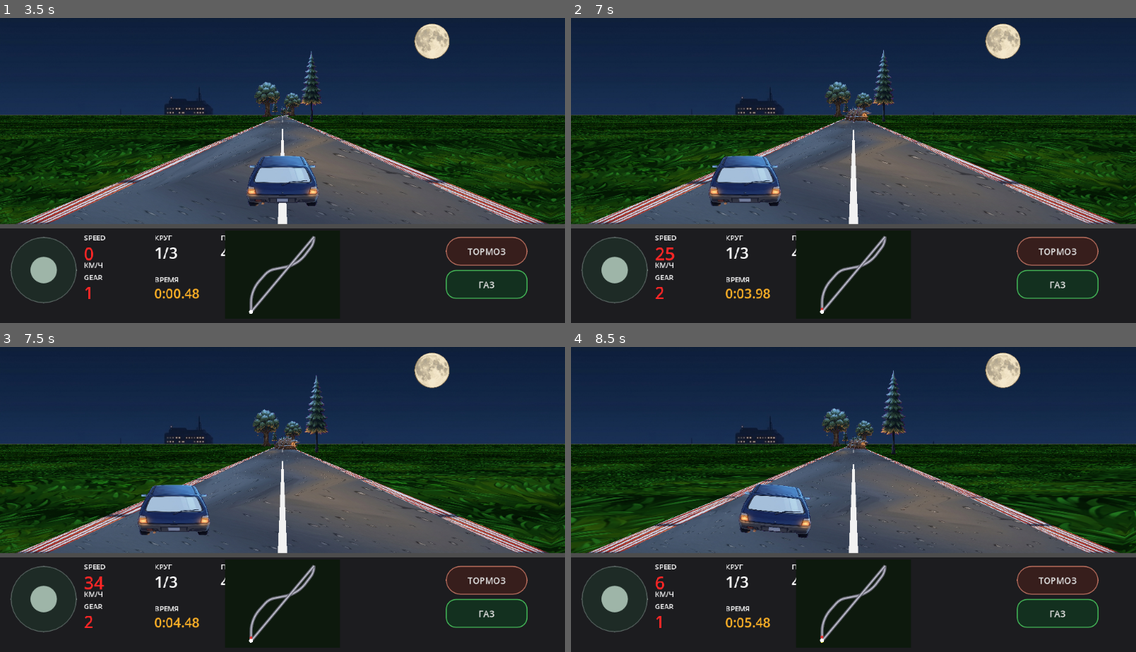
Above: before the commit, frames 1-4 (two rows, left to right).
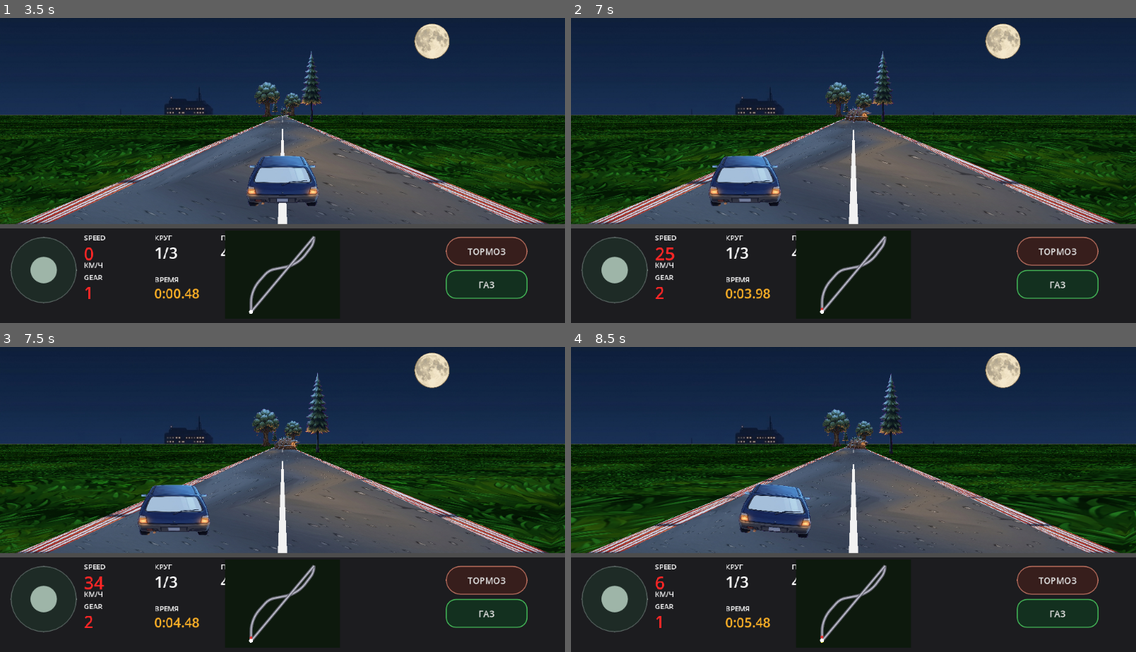
Above: after the commit, the same moments.

Repository: masterofmagic234/Arkon
Game: Godot game, scene res://scenes/level2_pseudo3d.tscn
Same seed, same stepped clock (60 frames per second), same inputs: the game is played once before the commit and once after it. This scene is started directly instead of the project's main scene.
Inputs (mouse positions are in pixels of both pictures, inside the frame that each line leads up to):
- Up to frame 1 (3.5 s): click "ТОРМОЗ" at 0.5 s; click "ГАЗ" at 1.25 s; tap Enter at 2 s; move the mouse to (254, 228) at 2.02 s; hold W (race_accel) 2.03-2.75 s; click (254, 228) at 2.17 s; tap Space at 2.75 s; drag from (452, 213) to (254, 228) at 2.77 s
- Up to frame 2 (7 s): tap Enter at 3.5 s; move the mouse to (684, 115) at 3.52 s; hold A (race_left) 3.53-4.25 s; drag from (881, 164) to (684, 115) at 4.27 s; move the mouse to (768, 85) at 5.02 s; hold S (race_brake) 5.03-5.75 s; drag from (977, 149) to (768, 85) at 5.77 s; move the mouse to (740, 179) at 6.52 s; hold W (race_accel) from 6.53 s (still down); click (740, 179) at 6.67 s
- Up to frame 3 (7.5 s): release W (race_accel) at 7.25 s; drag from (339, 423) to (169, 508) at 7.27 s
- Up to frame 4 (8.5 s): move the mouse to (825, 557) at 8.02 s; hold D (race_right) from 8.03 s (still down)

Frame 1 is identical in both runs. In frame 2, 0.3% of the frame differs, in the area x 45-58%, y 10-35%; in frame 3, 0.4%; in frame 4, 0.6%, in the area x 44-60%, y 7-36%.

Commit message:
Lock roadside props to a single projection sample

Diff:
--- a/scripts/race_renderer_pseudo3d.gd
+++ b/scripts/race_renderer_pseudo3d.gd
@@ -408,28 +408,24 @@
         if distance_segments <= 0.01:
             continue
 
-        # Interpolate between projected road samples instead of snapping a
-        # prop to a single sample. This removes camera-motion micro-jitter.
+        # Snap each world-anchored prop to the nearest rendered road sample.
+        # X, Y and scale all come from that exact same projection slice.
         var visual_pos: float = distance_segments * float(VISUAL_SUBDIVISIONS)
-        var visual_floor: float = floor(visual_pos)
-        var vi0: int = clampi(int(visual_floor), 0, FAR_SEGMENTS - 1)
-        var vi1: int = min(vi0 + 1, FAR_SEGMENTS - 1)
-        var t: float = clampf(visual_pos - visual_floor, 0.0, 1.0)
-
-        if vi0 == vi1:
-            t = 0.0
-
-        var road_cx: float = lerpf(ssx[vi0], ssx[vi1], t)
-        var road_half: float = lerpf(shw[vi0], shw[vi1], t)
-        var screen_y: float = lerpf(ssy[vi0], ssy[vi1], t)
+        var vi: int = clampi(int(round(visual_pos)), 0, FAR_SEGMENTS - 1)
+
+        var road_cx: float = ssx[vi]
+        var road_half: float = shw[vi]
+        var screen_y: float = ssy[vi]
 
         if screen_y <= horizon_y or screen_y > h + 400.0:
             continue
 
-        var dz: float = distance_segments * RaceLevelData.SEGMENT_HEIGHT + CAMERA_BEHIND
+        # Derive depth from the same rendered sample used above. This keeps
+        # billboard size mathematically locked to its screen position.
+        var sample_dist: float = float(vi) / float(VISUAL_SUBDIVISIONS)
+        var dz: float = sample_dist * RaceLevelData.SEGMENT_HEIGHT + CAMERA_BEHIND
         dz = maxf(1.0, dz)
 
-        # Convert physical prop dimensions into screen pixels at this depth.
         var scale: float = CAMERA_DEPTH / dz
         var px_per_meter: float = scale * w * ROAD_SCREEN_SCALE
         var gap_world: float = 2.5
